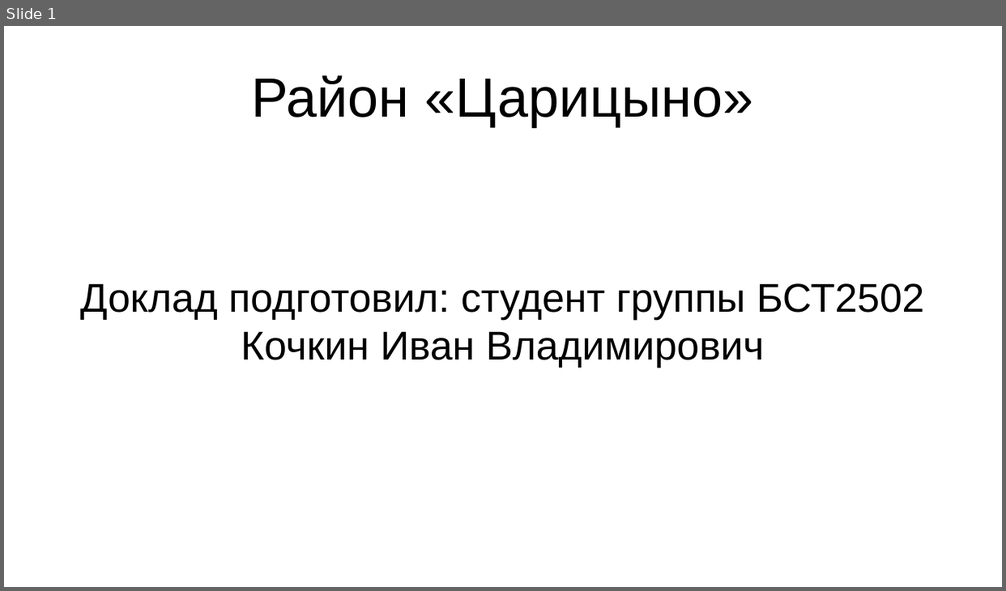
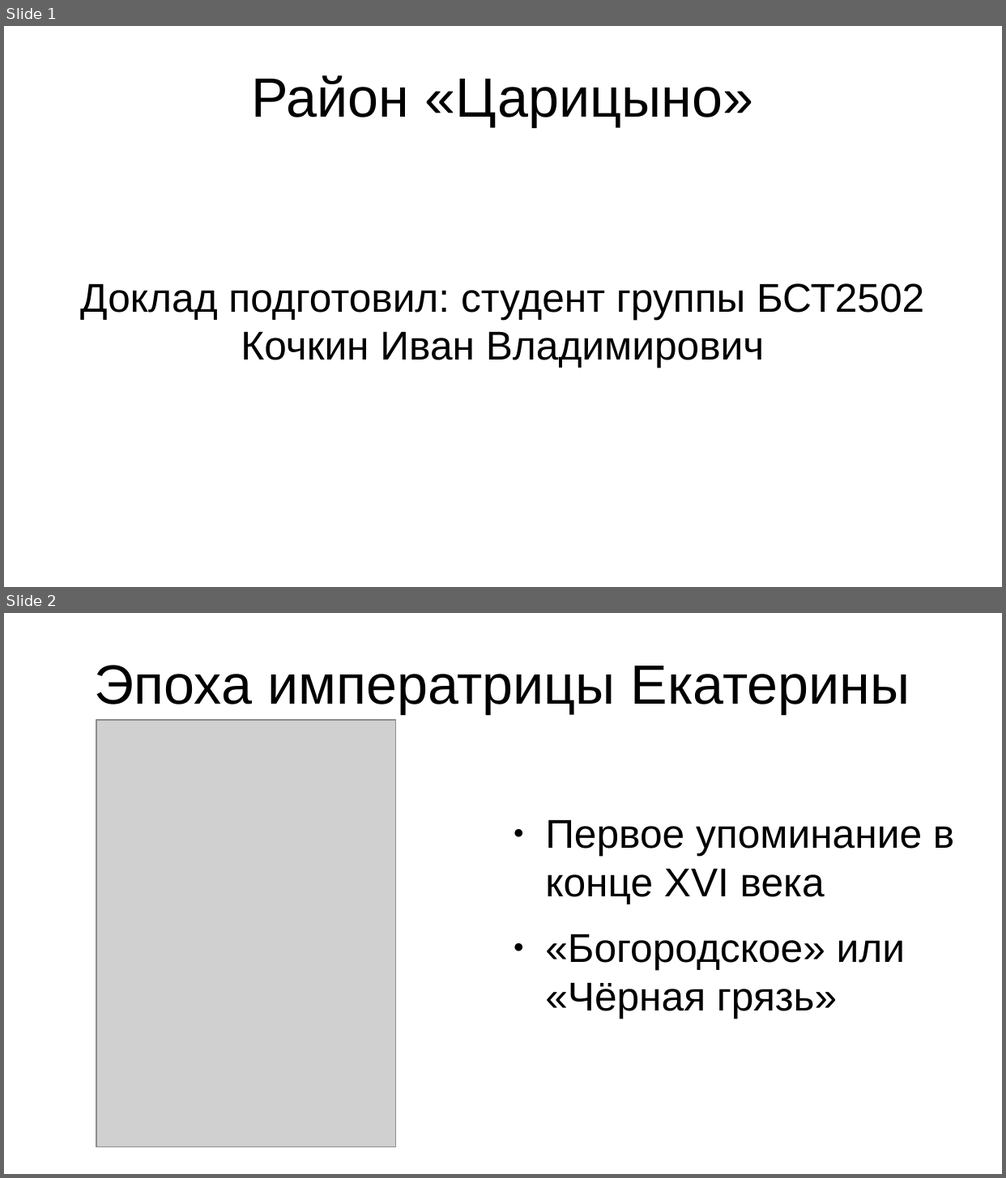
Before and after one commit to Astolfo-femboy-UwU/urban-octo-barnacle, a slide deck: Основы Российской Государственности/История района Царицыно.pptx. Shown one above the other, each under a label of ours: slide 1 before the commit, slides 1 and 2 after it. The pictures are 1006x591 and 1006x1178 pixels, drawn with LibreOffice and Linux fonts; fonts in the diff are those of the drawing; grey boxes stand for pictures. Boxes give left, top, right and bottom in pixels: in the first picture for what was removed or moved away, otherwise in the second. Text is boxed around its words. In the diff, an @@ line names an element or a change of style, - is before the commit and + after.

```diff
--- a/Основы Российской Государственности/История района Царицыно.pptx
+++ b/Основы Российской Государственности/История района Царицыно.pptx
@@ slide 2 added at box(4, 613, 1002, 1174), background #FFFFFF @@
@@ title added at box(95, 665, 910, 714), 44 pt, text #000000 @@
+Эпоха императрицы Екатерины
@@ picture added at box(96, 720, 396, 1148) @@
@@ text added at box(545, 820, 954, 1018), 32 pt, text #000000 @@
+● Первое упоминание в конце XVI века
+● «Богородское» или «Чёрная грязь»
```
Also in this commit, not shown: 2 other slides added, 2 slides removed, 7 other files.
